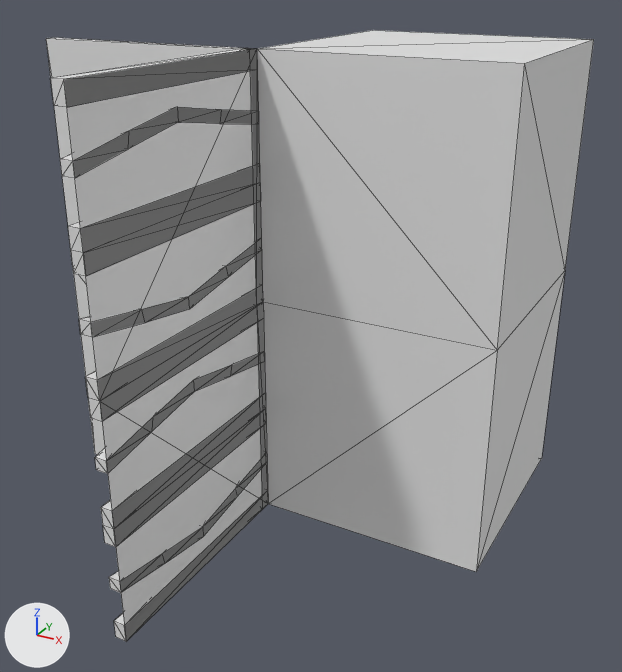
Before and after pictures for a commit that changed the OBJ model Data/bmc/tiles/t_175.obj.
Both versions are drawn from a 50 mm camera at (0.891, -1.415, 0.654) aimed at (0.101, 0.023, -0.065). Lighting does not change. The marker at lower left points along +X, +Y and +Z. Mesh edges are drawn as thin lines. Where no turn or scale is listed for an object, it has been applied to the vertices.

Objects in the first picture: 't_175'.
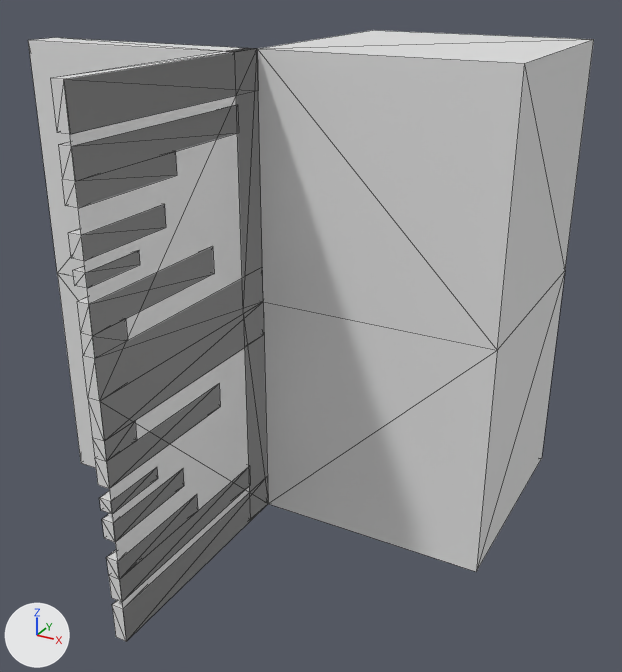
Pixel boxes (x1, y1, x2, y2) of what changed, in the pictures (622 x 672 px; the box of a moved part takes in the faces that stretch with it):
't_175', reshaped
    before: (46, 30, 594, 641)
    after: (28, 30, 594, 641)
part 1 of me_t_175, added
    after: (69, 204, 166, 261)
part 2 of me_t_175, added
    after: (100, 469, 158, 514)
part 3 of me_t_175, added
    after: (73, 250, 140, 288)
part 4 of me_t_175, added
    after: (102, 469, 184, 542)
part 5 of me_t_175, rebuilt (9% narrower)
    before: (109, 453, 267, 593)
    after: (106, 466, 250, 602)
part 6 of me_t_175, rebuilt (9% narrower, 44% taller)
    before: (60, 107, 259, 178)
    after: (58, 105, 239, 208)
part 7 of me_t_175, deleted
    before: (101, 395, 266, 547)
part 8 of me_t_175, deleted
    before: (68, 164, 261, 276)
part 9 of me_t_175, moved or reshaped
    before: (46, 38, 268, 641)
    after: (28, 38, 268, 641)

Diff of the bpy script that builds the scene:
```diff
--- a/Data/bmc/tiles/t_175.obj.py
+++ b/Data/bmc/tiles/t_175.obj.py
@@ me_t_175 @@
 # used by ob_t_175; location = (0.0, 0.0, 0.0)
-me_t_175.from_pydata(...)  # 150 vertices, 290 faces; spans x -0.5..0.5, y -0.5..0.5, z -0.5..0.5
+me_t_175.from_pydata(...)  # 130 vertices, 238 faces; spans x -0.5..0.5, y -0.5..0.5, z -0.5..0.5
+# me_t_175 part 1: a new loose piece, a box spanning x -0.025..0.0, y -0.5..-0.3, z 0.237..0.277
+# me_t_175 part 2: a new loose piece, a box spanning x -0.025..0.0, y -0.5..-0.374, z -0.218..-0.193
+# me_t_175 part 3: a new loose piece, a box spanning x -0.025..0.0, y -0.5..-0.374, z 0.193..0.218
+# me_t_175 part 4: a new loose piece, a box spanning x -0.025..0.0, y -0.5..-0.3, z -0.277..-0.237
+# me_t_175 part 5: the loose piece of 20 vertices spanning x -0.025..0.0, y -0.5..0.0, z -0.429..-0.362 is rebuilt with 14 vertices and now spans x -0.025..0.0, y -0.5..-0.071, z -0.408..-0.318
+# me_t_175 part 6: the loose piece of 20 vertices spanning x -0.025..0.0, y -0.5..0.0, z 0.363..0.429 is rebuilt with 14 vertices and now spans x -0.025..0.0, y -0.5..-0.071, z 0.318..0.408
+# me_t_175 part 7: the loose piece of 12 vertices spanning x -0.025..0.0, y -0.5..0.0, z -0.287..-0.212 is deleted
+# me_t_175 part 8: the loose piece of 12 vertices spanning x -0.025..0.0, y -0.5..0.0, z 0.213..0.288 is deleted
+# me_t_175 part 9
+# 62 vertices are removed from x -0.5..0.0, y -0.5..0.0, z -0.5..0.5
+# 134 faces are deleted
+# 24 vertices are added at x -0.025..0.0, y -0.5..-0.169, z -0.167..0.167
+# 8 new vertices lie (0.0, 0.0, -0.075) away from vertices in x -0.025..0.0, y -0.5..0.0, z 0.0..0.5
+# 8 new vertices lie (0.0, 0.0, 0.075) away from vertices in x -0.025..0.0, y -0.5..0.0, z -0.5..0.0
+# 6 new vertices lie (0.0, -0.075, 0.0) away from vertices in x -0.5..0.0, y 0.0, z -0.5..0.5
+# 106 new faces join them
```
